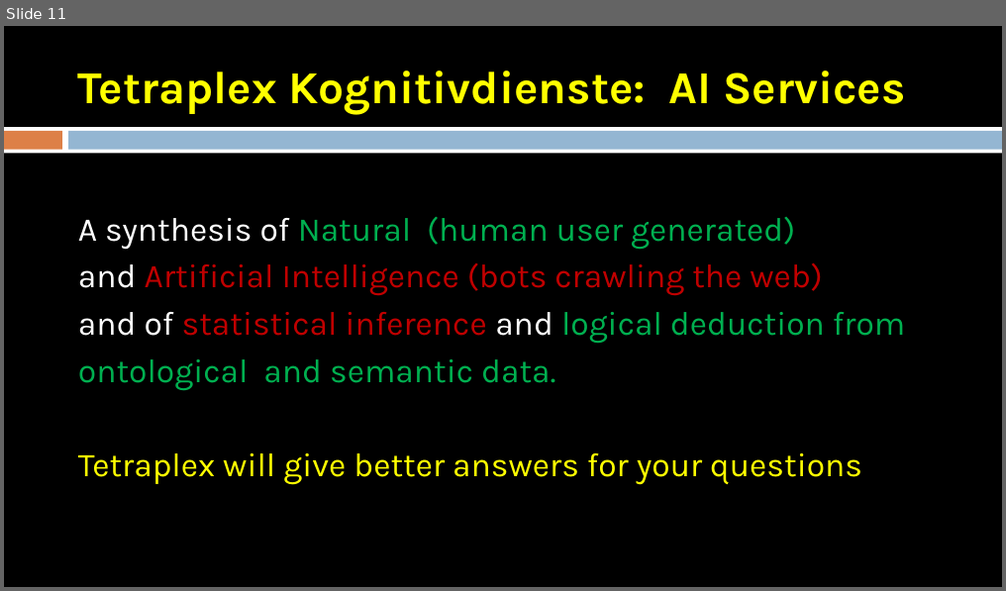
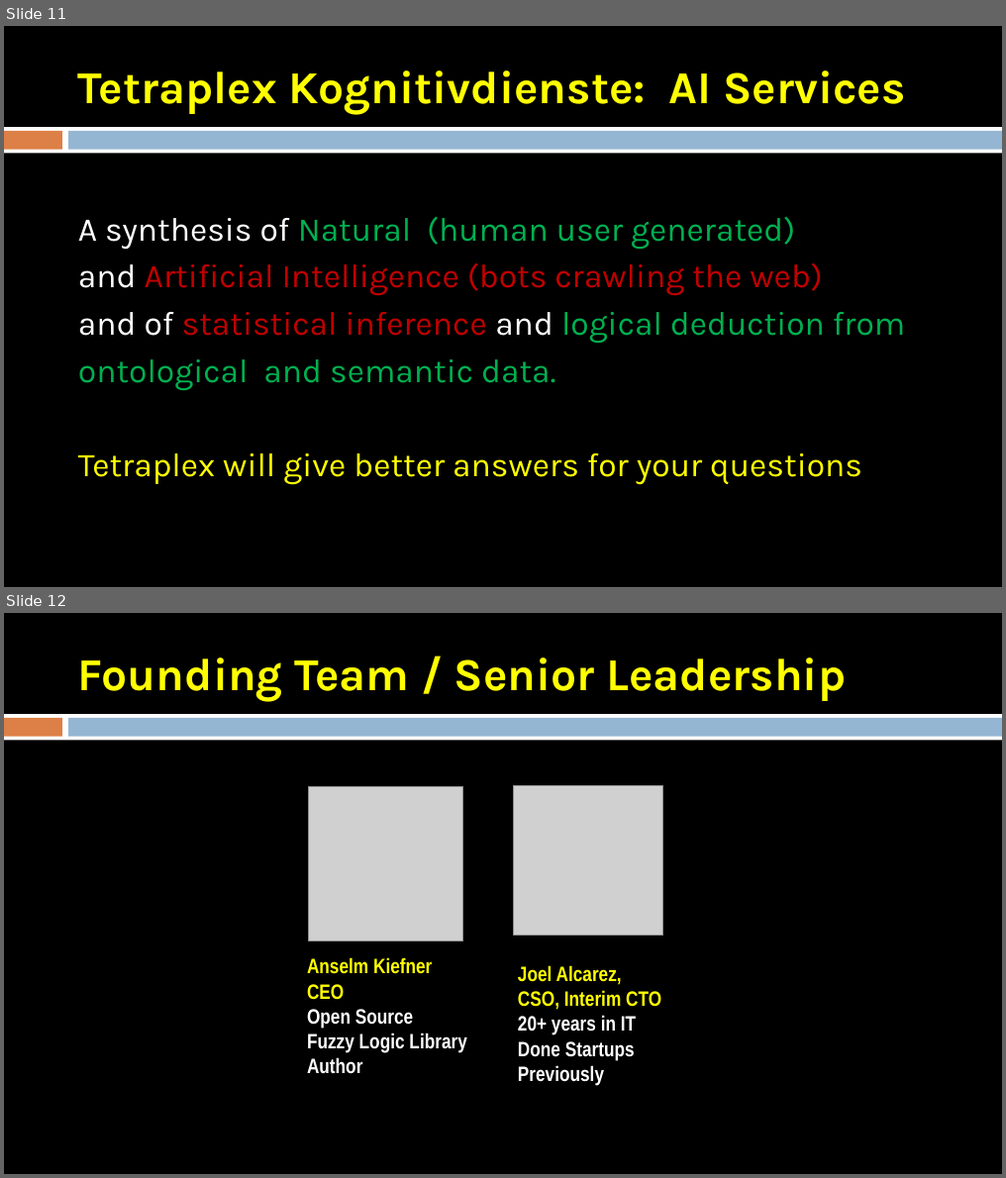
Before and after one commit to TetraPlex-org/central, a slide deck: Documentation/TetraPlex deck 0.54 - dark mode.pptx. Shown one above the other, each under a label of ours: slide 11 before the commit, slides 11 and 12 after it. The pictures are 1006x591 and 1006x1178 pixels, drawn with LibreOffice and Linux fonts; fonts in the diff are those of the drawing; grey boxes stand for pictures. Boxes give left, top, right and bottom in pixels: in the first picture for what was removed or moved away, otherwise in the second. Text is boxed around its words. In the diff, an @@ line names an element or a change of style, - is before the commit and + after.

Commit message:
Add files via upload
add founder slide

```diff
--- a/Documentation/TetraPlex deck 0.54 - dark mode.pptx
+++ b/Documentation/TetraPlex deck 0.54 - dark mode.pptx
@@ slide 12 added at <box>4,613,1002,1174</box>, background #000000; not listed: 3 template elements that a slide beside it also shows @@
@@ title added at <box>78,658,846,701</box>, 44 pt, text #FFFF00, bold @@
+Founding Team / Senior Leadership
@@ picture added at <box>309,786,463,942</box> @@
@@ picture added at <box>514,786,663,936</box> @@
@@ text added at <box>307,958,466,1074</box>, 20 pt, text #FFFFFF, bold @@
+Anselm Kiefner
+CEO
+Open Source
+Fuzzy Logic Library
+Author
@@ text added at <box>518,965,661,1086</box>, 20 pt, text #FFFFFF, bold @@
+Joel Alcarez,
+CSO, Interim CTO
+20+ years in IT
+Done Startups
+Previously
```
